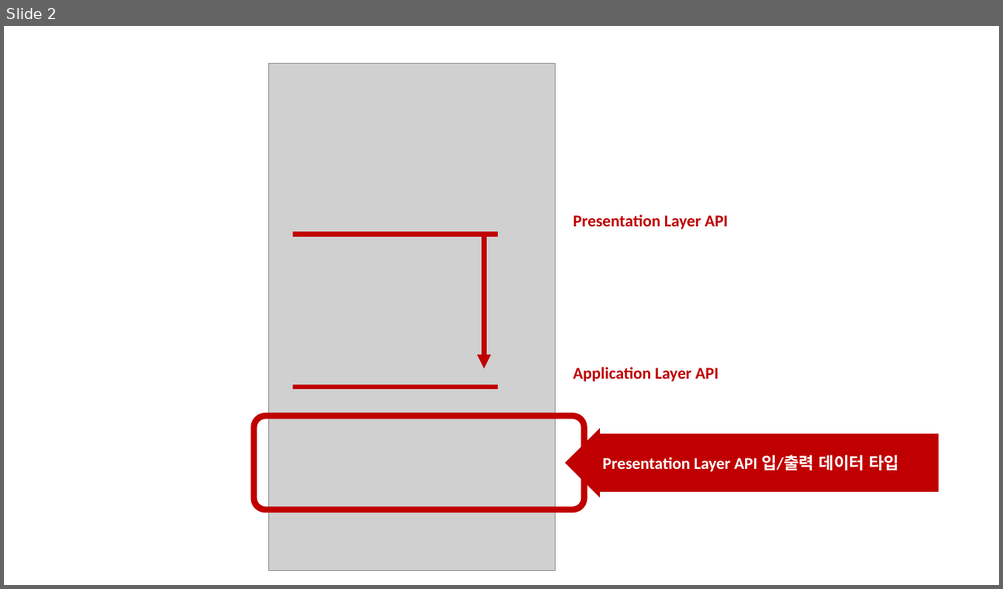
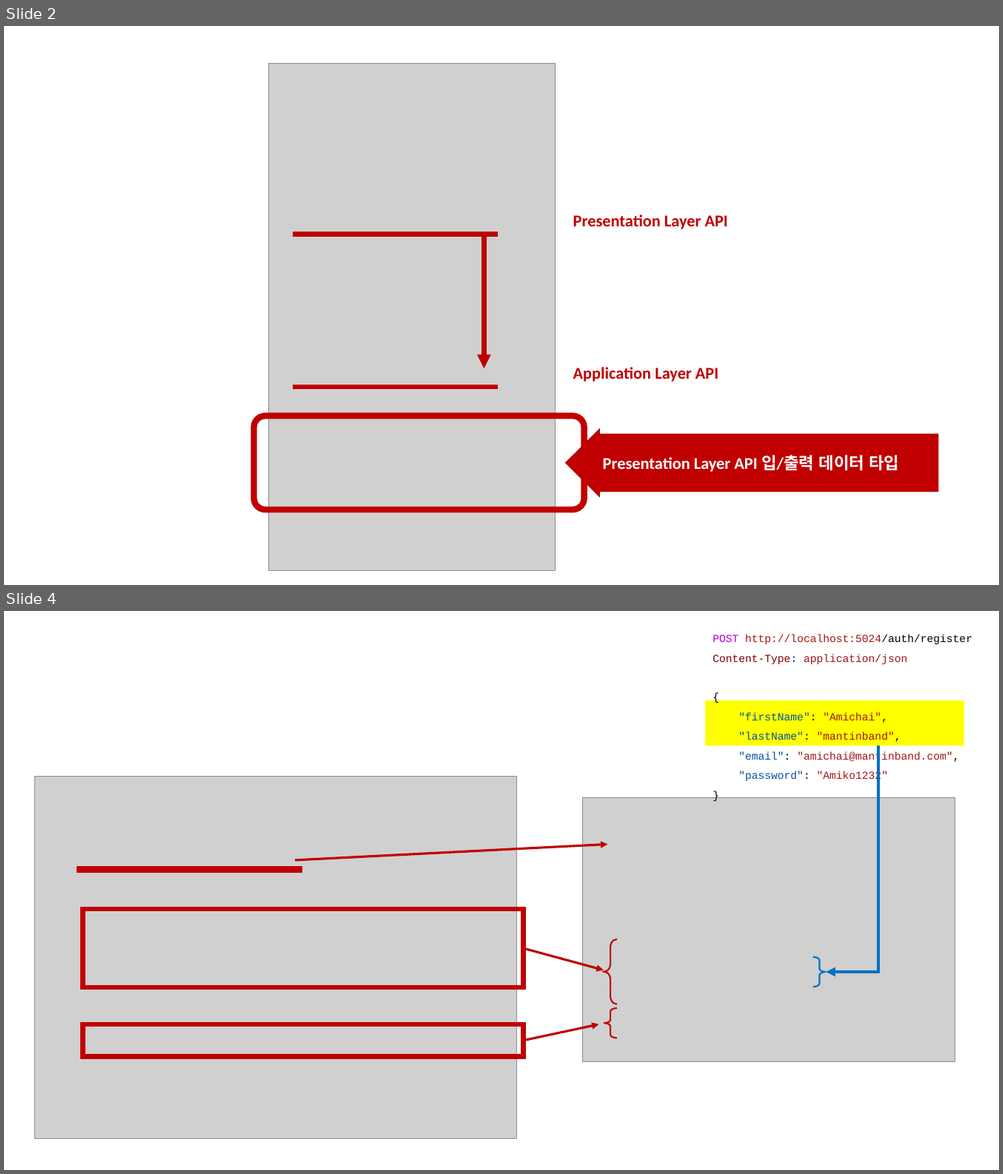
Before and after one commit to hhko/lectures, a slide deck: CleanArchitecture_and_DDD/README.pptx. Shown one above the other, each under a label of ours: slide 2 before the commit, slides 2 and 4 after it; the slides between them are not shown. The pictures are 1003x589 and 1003x1174 pixels, drawn with LibreOffice and Linux fonts; fonts in the diff are those of the drawing; grey boxes stand for pictures. Boxes give left, top, right and bottom in pixels: in the first picture for what was removed or moved away, otherwise in the second. Text is boxed around its words. In the diff, an @@ line names an element or a change of style, - is before the commit and + after.

```diff
--- a/CleanArchitecture_and_DDD/README.pptx
+++ b/CleanArchitecture_and_DDD/README.pptx
@@ slide 4 added at (4,611,999,1170), background #FFFFFF @@
@@ text added at (712,634,972,783), 10.5 pt, text #A31515 @@
+POST http://localhost:5024/auth/register
+Content-Type: application/json
+{
+"firstName": "Amichai",
+"lastName": "mantinband",
+"email": "amichai@mantinband.com",
+"password": "Amiko1232"
+}
@@ rectangle added at (706,701,964,745), fill #FFFF00, outline #FFFF00 1 pt @@
@@ elbow arrow added from (878, 745) to (825, 972), #0070C0 3 pt @@
@@ picture added at (34,776,516,1139) @@
@@ picture added at (583,797,956,1062) @@
@@ arrow added from (295, 860) to (608, 845), #C00000 2.25 pt @@
@@ line added from (77, 870) to (302, 870), #C00000 6 pt @@
@@ rectangle added at (83,909,523,988), outline #C00000 4.5 pt @@
@@ left brace added at (604,940,617,1004), outline #C00000 1.5 pt @@
@@ arrow added from (523, 949) to (603, 971), #C00000 2.25 pt @@
@@ left brace added at (813,957,825,987), outline #0070C0 1.5 pt @@
@@ left brace added at (604,1008,617,1039), outline #C00000 1.5 pt @@
@@ rectangle added at (83,1025,523,1056), outline #C00000 4.5 pt @@
@@ arrow added from (523, 1041) to (599, 1025), #C00000 2.25 pt @@
```
Also in this commit, not shown: 1 slide changed, 2 other slides added, 33 other files.
